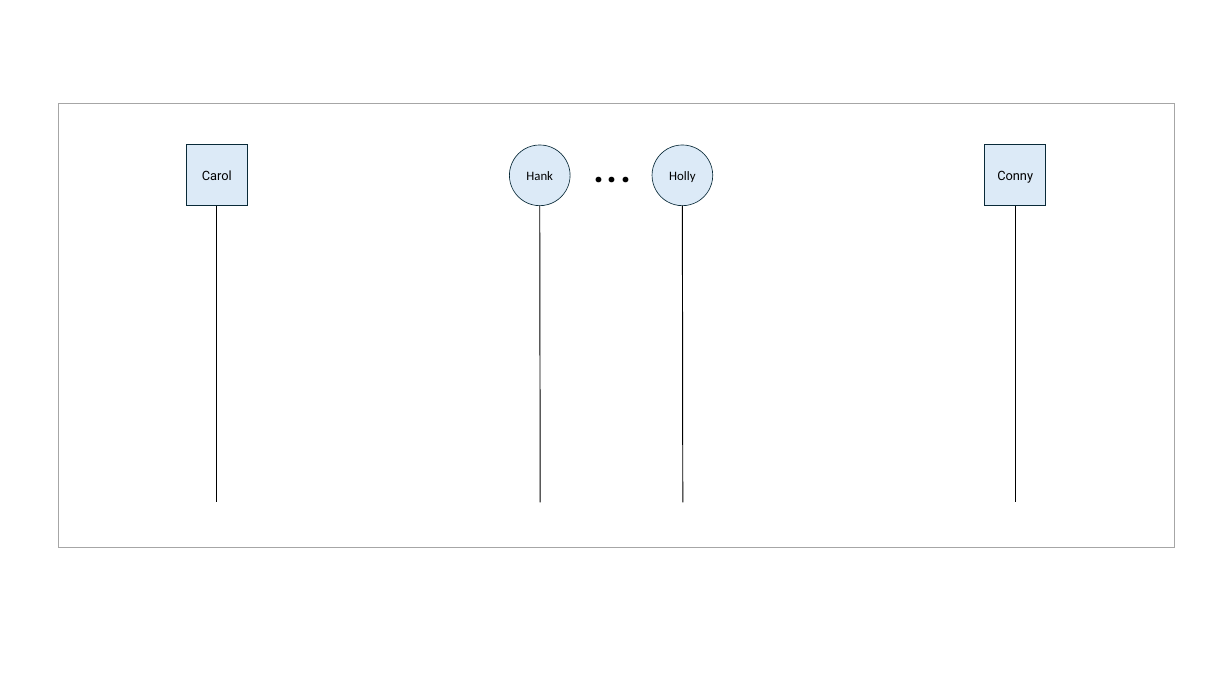
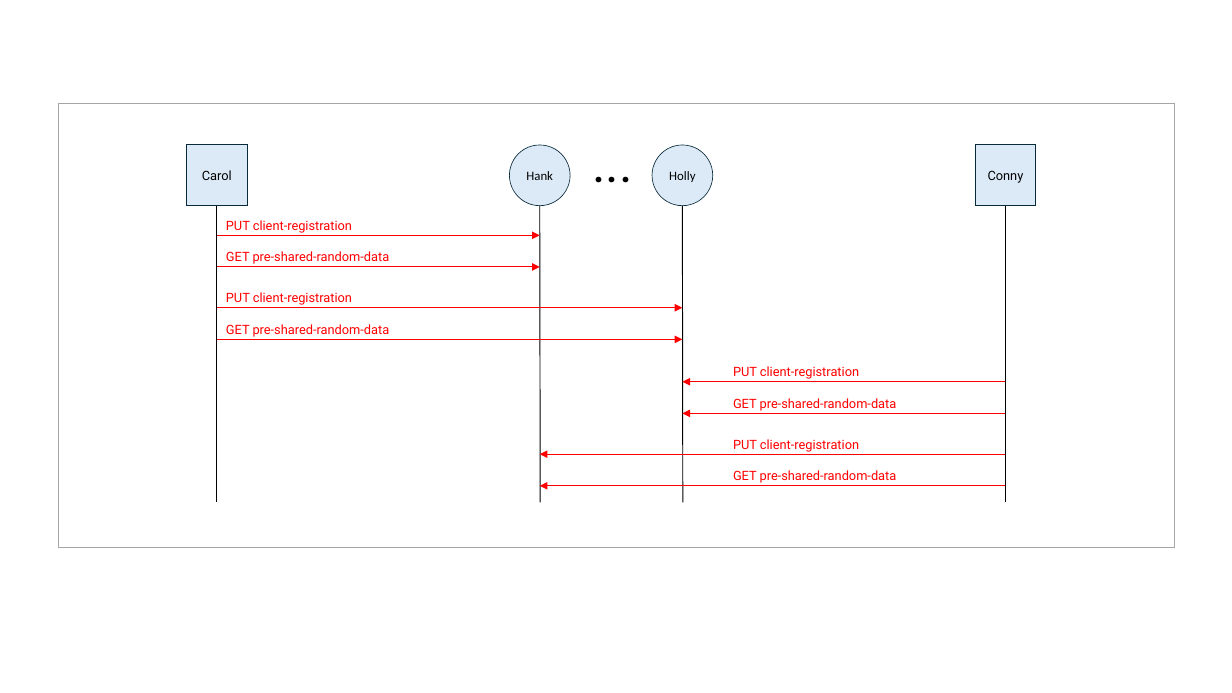
Before and after one commit to brunorijsman/dske-python, a slide deck: slide 2 of docs/figures/figures.pptx. Drawn at 1232x693 pixels with LibreOffice and Linux fonts; fonts in the diff are those of the drawing. Boxes give left, top, right and bottom in pixels: in the first picture for what was removed or moved away, otherwise in the second. Text is boxed around its words. In the diff, an @@ line names an element or a change of style, - is before the commit and + after.

```diff
--- a/docs/figures/figures.pptx
+++ b/docs/figures/figures.pptx
@@ rectangle "Conny": place and size @@
-rectangle "Conny" at (985, 145, 1046, 206)
+rectangle "Conny" at (975, 145, 1036, 206)
@@ line moved from (1016, 206) - (1016, 503) to (1006, 206) - (1006, 503) @@
@@ group added at (217, 220, 540, 267): 2 arrows, 2 texts @@
+PUT client-registration
+GET pre-shared-random-data
@@ group added at (217, 292, 683, 339): 2 arrows, 2 texts @@
+PUT client-registration
+GET pre-shared-random-data
@@ group added at (683, 366, 1006, 413): 2 arrows, 2 texts @@
+PUT client-registration
+GET pre-shared-random-data
@@ group added at (540, 439, 1006, 486): 2 arrows, 2 texts @@
+PUT client-registration
+GET pre-shared-random-data
```
Also in this commit, not shown: 1 slide added.
